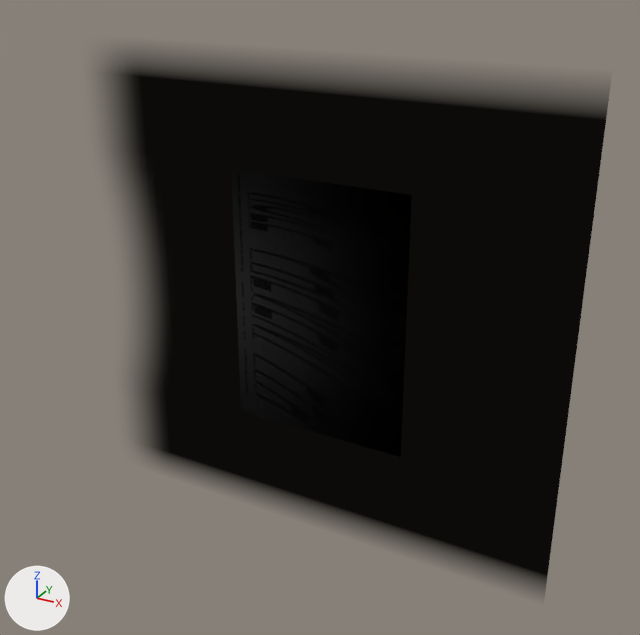
An edit to the glTF model glb/model.glb, drawn before and after from the same camera.
Camera for both pictures: a camera (50 mm lens) standing at (1.22, -2.19, 1.09) and looking at (-0.01, 0.04, -0.03). The lights are fixed; the arrows at lower left show +X, +Y and +Z. The picture after the commit comes second. Both versions are drawn at full value of the shape key 'target_0' of 'Light_Veil'; the numbers are the values there. Vertices at exactly the same position are counted once.

The scene before the commit, as lines of its bpy script (objects in view):
```python
me_light_veil = bpy.data.meshes.new('Light_Veil')
me_light_veil.from_pydata(...)  # 1820 vertices, 3456 faces; spans x -0.87..0.79, y -0.01, z -0.79..0.79
me_light_veil.materials.append(mat_light_veil)
ob_light_veil = bpy.data.objects.new('Light_Veil', me_light_veil)
ob_light_veil.parent = ob_pfa_light_shadow
ob_light_veil.location = (0.0, 0.0, 0.0)
```
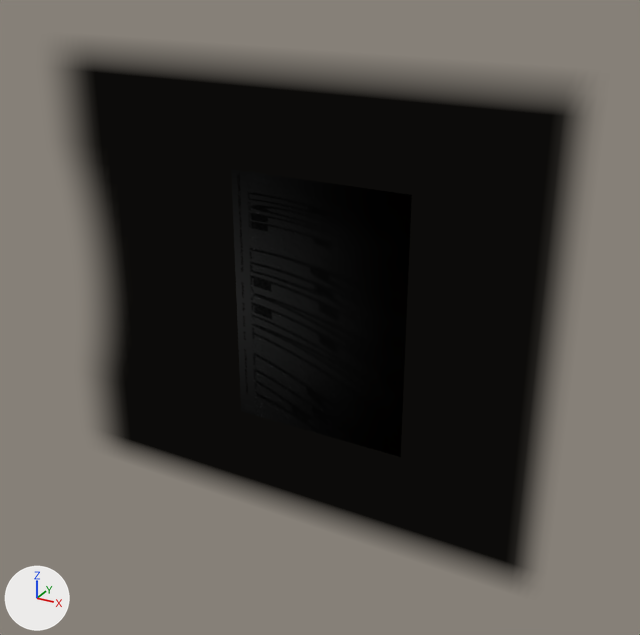
The change, as a list of edits to the scene's bpy script:
```text
Change me_light_veil:
    used by ob_light_veil; parent = ob_pfa_light_shadow; location = (0.0, 0.0, 0.0)
    remove me_light_veil.from_pydata(...)  # 1820 vertices, 3456 faces; spans x -0.87..0.79, y -0.01, z -0.79..0.79
    add me_light_veil.from_pydata(...)  # 2016 vertices, 3834 faces; spans x -1.05..0.79, y -0.01, z -0.79..0.79
    me_light_veil part 1
    196 vertices are added at x -1.05..-0.9, y -0.01, z -0.79..0.79
    378 new faces join them
    me_light_veil part 2: 836 kept faces spanning x -0.87..0.79, y -0.01, z -0.79..0.79 get new vertex colours
```

What differs and where, as boxes [x1, y1, x2, y2] in the pictures (640 x 635 px):
'Light_Veil', reshaped
    before: [109, 58, 609, 590]
    after: [65, 54, 580, 578]
part 1 of me_light_veil, added
    after: [65, 58, 116, 443]
part 2 of me_light_veil, recoloured
    before: [109, 59, 609, 590]
    after: [75, 54, 580, 577]
